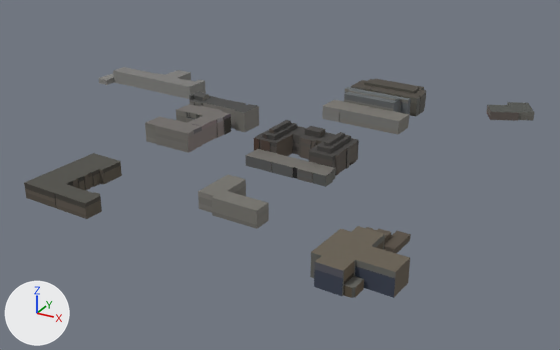
The glTF model v2/tiles/t_-2_-4.far.glb: old version first, new version second.
One viewpoint serves both versions: a 50 mm lens placed at (-182.0, 508.0, 162.0), pointed at (-381.0, 871.0, -19.0). The axes (+X, +Y, +Z) are drawn at lower left. The lights are the same throughout. The picture after the commit comes second. Where no turn or scale is listed for an object, it has been applied to the vertices. Vertices at exactly the same position are counted once.

In view in the first picture: 'opaque'.
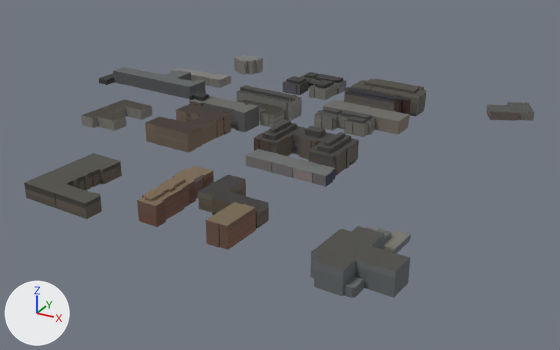
Pixel boxes (x1, y1, x2, y2) of what changed, in the pictures (560 x 350 px):
'opaque', reshaped: before (24, 67, 535, 298); after (24, 55, 535, 298)
part 1 of me_opaque, added: after (81, 55, 375, 137)
part 2 of me_opaque, added (brown): after (137, 166, 256, 250)
part 3 of me_opaque, surface changed: (98, 67, 411, 298) in both

Diff of the bpy script that builds the scene:
```diff
--- a/v2/tiles/t_-2_-4.far.glb.py
+++ b/v2/tiles/t_-2_-4.far.glb.py
@@ me_opaque @@
 # used by ob_opaque; location = (-407.1, 870.3, 8.0)
-me_opaque.from_pydata(...)  # 1976 vertices, 2305 faces; spans x -144.0..144.0, y -128.0..128.0, z -8.0..8.0
+me_opaque.from_pydata(...)  # 3490 vertices, 4146 faces; spans x -144.0..144.0, y -128.0..128.0, z -8.0..8.0
+# me_opaque part 1: 1128 vertices added at x -106.0..66.0, y -31.0..125.0, z -8.0..6.0
+# me_opaque part 2: 386 vertices added at x 14.0..68.0, y -119.0..-70.0, z -8.0..4.0
+# me_opaque part 3: 1248 kept faces spanning x -144.0..143.0, y -128.0..80.0, z -8.0..7.0 get new texture (UV) coordinates
 me_opaque.materials.append(mat_palettematerial001)
```
